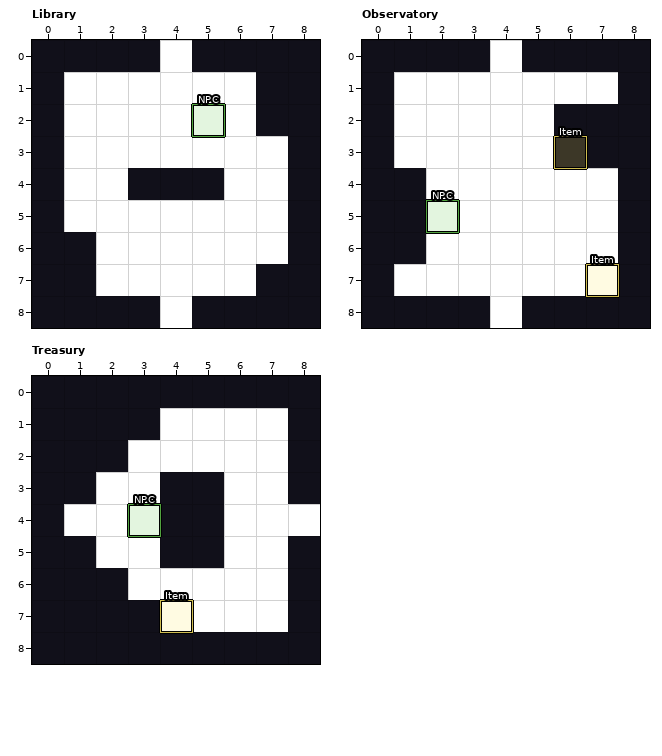
LDtk project -- assets/Levels/MemoryPalace.ldtk. The first picture shows the starting point.
Cells are 64x64 px. Shown: Library x 0..8, y 0..8; Observatory x 0..8, y 0..8; Treasury x 0..8, y 0..8. The commit also changed other parts of the map, which this record leaves out.
Now the later version:
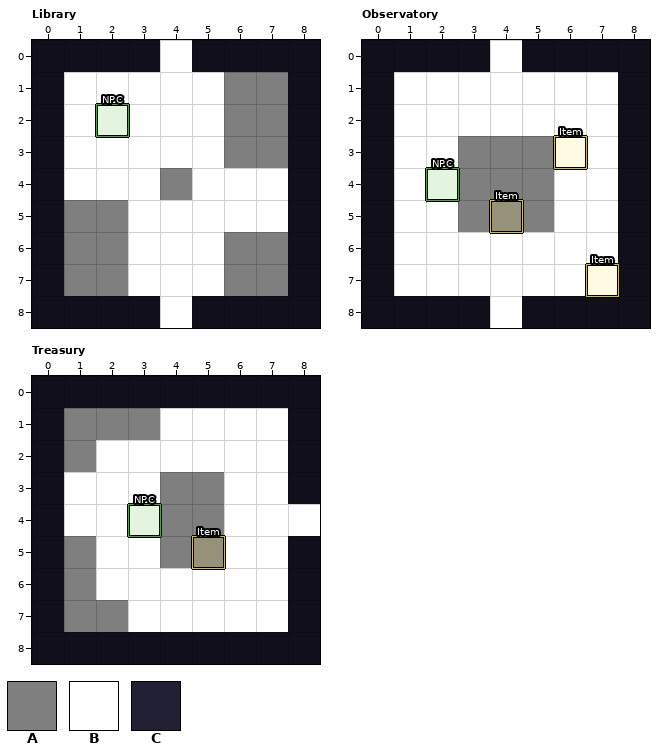
Key: from "Collision": A 1; from "MemoryPalaceCollisionTiles": B 0, C 1.
_ is an empty cell, . an unchanged one.
Objects are placed by their top-left corner, in cells (3,4 is the top-left corner of cell 3,4); size is 1x1 cell unless given.
See-through tiles are keyed as they look on the map.
Changes in this commit:
--- layer "Tiles", Library
@@ x 7..7 @@
-1 C
-2 C
+1 B
+2 B
@@ x 3..5 @@
-4 CCC
+4 BBB
@@ x 1..7 @@
-6 C......
-7 C.....C
+6 B......
+7 B.....B
--- layer "Collision", Library
@@ x 1..7 @@
-1 ....._.
-2 ....._.
-3 .....__
-4 ..A.A..
-5 __.....
-6 ._...__
-7 ._..._.
+1 .....A.
+2 .....A.
+3 .....AA
+4 .._._..
+5 AA.....
+6 .A...AA
+7 .A...A.
--- layer "Entities", Library
-"NPC" rectangle at 5,2
+"NPC" rectangle at 2,2
--- layer "Tiles", Observatory
@@ x 1..7 @@
-2 .....CC
-3 .....CC
-4 C......
-5 C......
-6 C......
+2 .....BB
+3 .....BB
+4 B......
+5 B......
+6 B......
--- layer "Collision", Observatory
@@ x 1..7 @@
-2 .....AA
-3 ..___AA
-4 A.___..
-5 A.___..
-6 A......
+2 .....__
+3 ..AAA__
+4 _.AAA..
+5 _.AAA..
+6 _......
--- layer "Entities", Observatory
+"Item" rectangle at 4,5
+"NPC" rectangle at 2,4
-"NPC" rectangle at 2,5
--- layer "Tiles", Treasury
@@ x 1..5 @@
-1 CCC..
-2 CC...
-3 C..CC
-4 ...CC
-5 C..CC
-6 CC...
-7 CCC..
+1 BBB..
+2 BB...
+3 B..BB
+4 ...BB
+5 B..BB
+6 BB...
+7 BBB..
--- layer "Collision", Treasury
@@ x 1..2 @@
-2 .A
-3 A.
+2 ._
+3 _.
@@ x 2..3 @@
-6 A.
-7 .A
+6 _.
+7 ._
--- layer "Entities", Treasury
-"Item" rectangle at 4,7
+"Item" rectangle at 5,5
